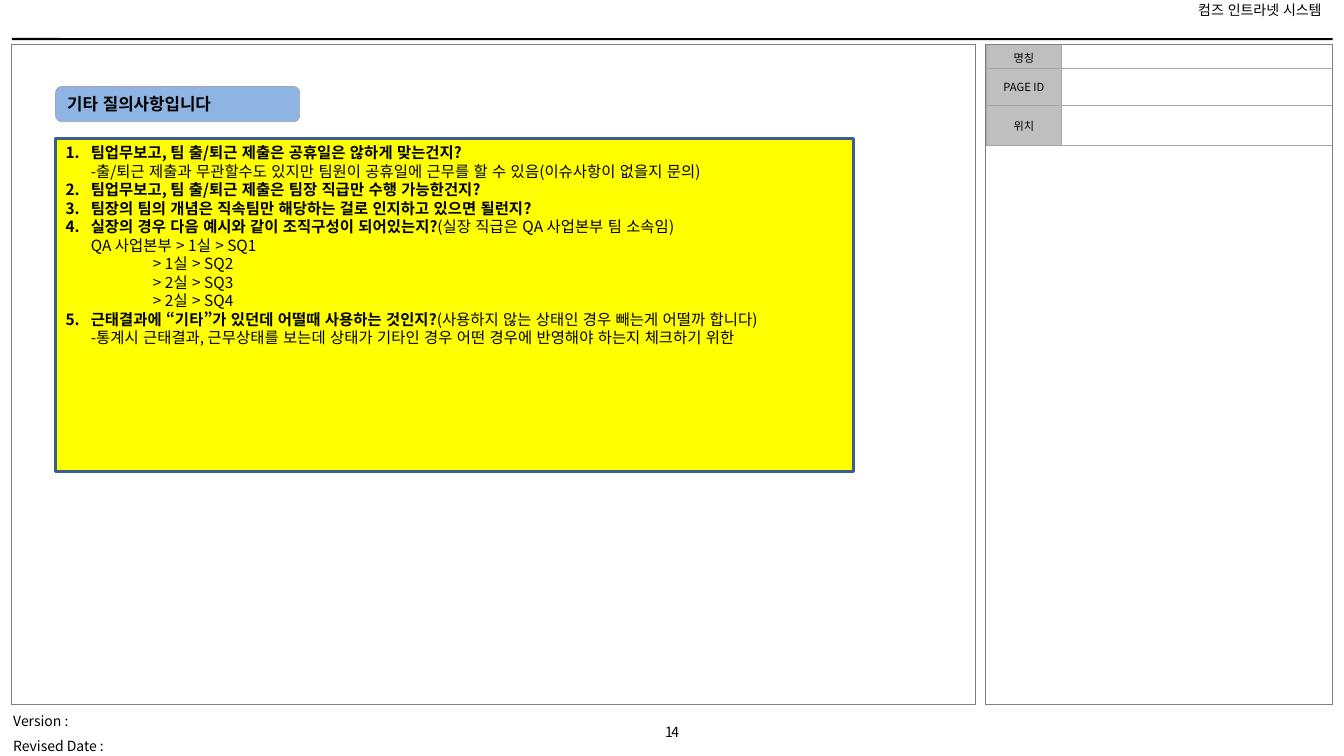
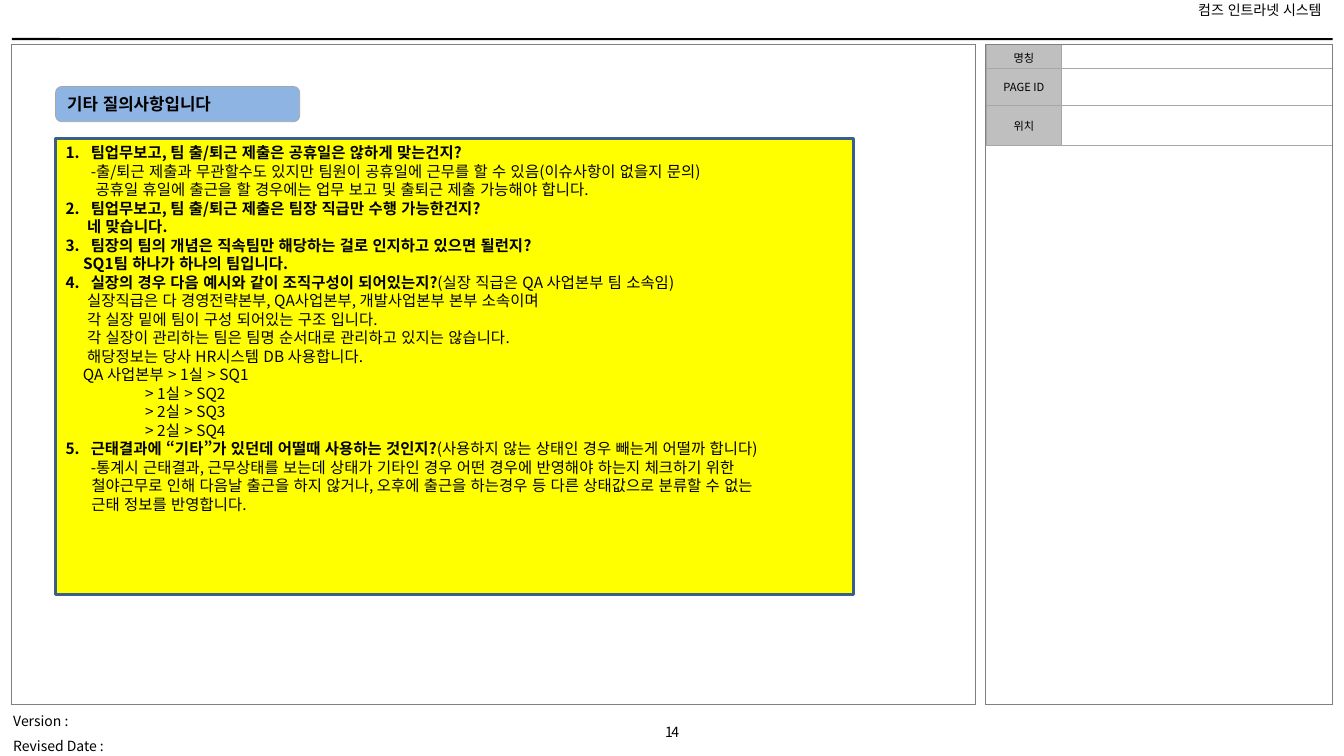
Before and after one commit to yamdeng/coms_groupware, a slide deck: slide 14 of docs/컴즈_인트라넷 시스템_화면 설계서_V0.80_안용성질의사항_1011.pptx. Drawn at 1344x756 pixels with LibreOffice and Linux fonts; fonts in the diff are those of the drawing; background and template pictures are left out. Boxes give left, top, right and bottom in pixels: in the first picture for what was removed or moved away, otherwise in the second. Text is boxed around its words. In the diff, an @@ line names an element or a change of style, - is before the commit and + after.

```diff
--- a/docs/컴즈_인트라넷 시스템_화면 설계서_V0.80_안용성질의사항_1011.pptx
+++ b/docs/컴즈_인트라넷 시스템_화면 설계서_V0.80_안용성질의사항_1011.pptx
@@ rectangle "팀업무보고, 팀 출/퇴근 제출은 공휴일은 ...": place and size @@
-rectangle "팀업무보고, 팀 출/퇴근 제출은 공휴일은 ..." at (55,138,854,471)
+rectangle "팀업무보고, 팀 출/퇴근 제출은 공휴일은 ..." at (55,138,854,594)
@@ text in rectangle at (96,182,589,197): paragraph added @@
+공휴일 휴일에 출근을 할 경우에는 업무 보고 및 출퇴근 제출 가능해야 합니다.
@@ text in rectangle at (87,219,168,234): paragraph added @@
+네 맞습니다.
@@ text in rectangle at (83,256,674,439): text changed @@
-4. 실장의 경우 다음 예시와 같이 조직구성이 되어있는지?(실장 직급은 QA 사업본부 팀 소속임)
-   QA 사업본부 > 1실 > SQ1
-   > 1실 > SQ2
-   > 2실 > SQ3
-   > 2실 > SQ4
+SQ1팀 하나가 하나의 팀입니다.
+1. 실장의 경우 다음 예시와 같이 조직구성이 되어있는지?(실장 직급은 QA 사업본부 팀 소속임)
+실장직급은 다 경영전략본부, QA사업본부, 개발사업본부 본부 소속이며
+각 실장 밑에 팀이 구성 되어있는 구조 입니다.
+각 실장이 관리하는 팀은 팀명 순서대로 관리하고 있지는 않습니다.
+해당정보는 당사 HR시스템 DB 사용합니다.
+QA 사업본부 > 1실 > SQ1
+> 1실 > SQ2
+> 2실 > SQ3
+> 2실 > SQ4
@@ text in rectangle at (91,478,752,512): paragraphs added @@
+철야근무로 인해 다음날 출근을 하지 않거나, 오후에 출근을 하는경우 등 다른 상태값으로 분류할 수 없는
+근태 정보를 반영합니다.
```
Also in this commit, not shown: 13 other slides changed, 20 other files.
